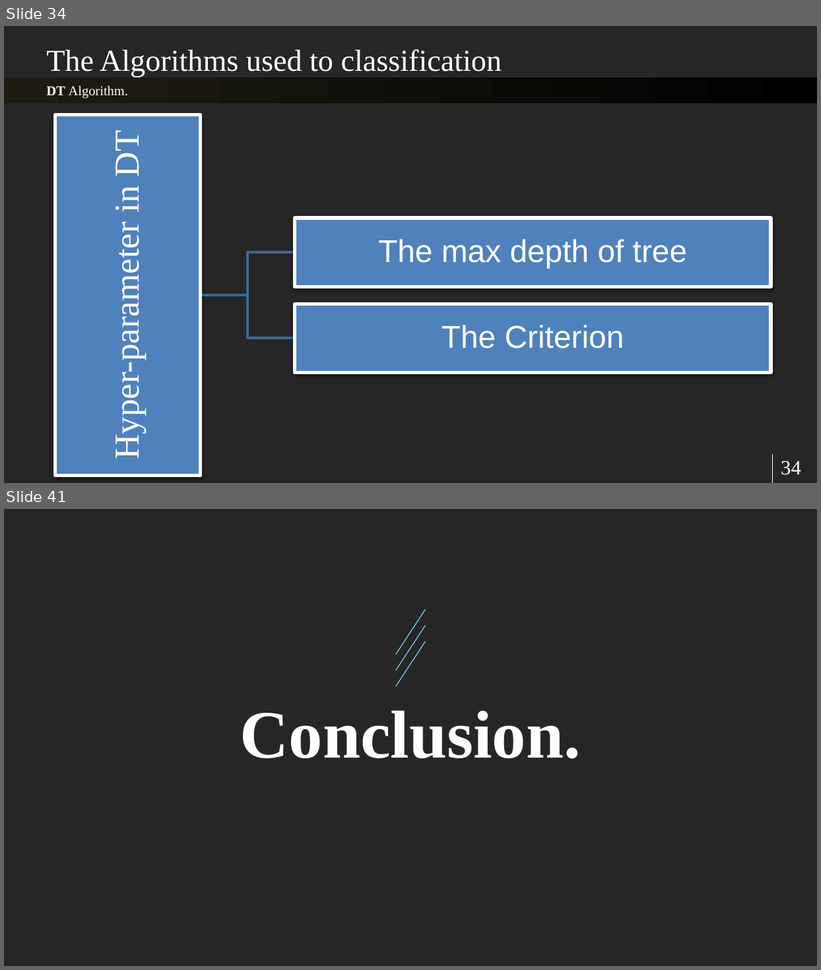
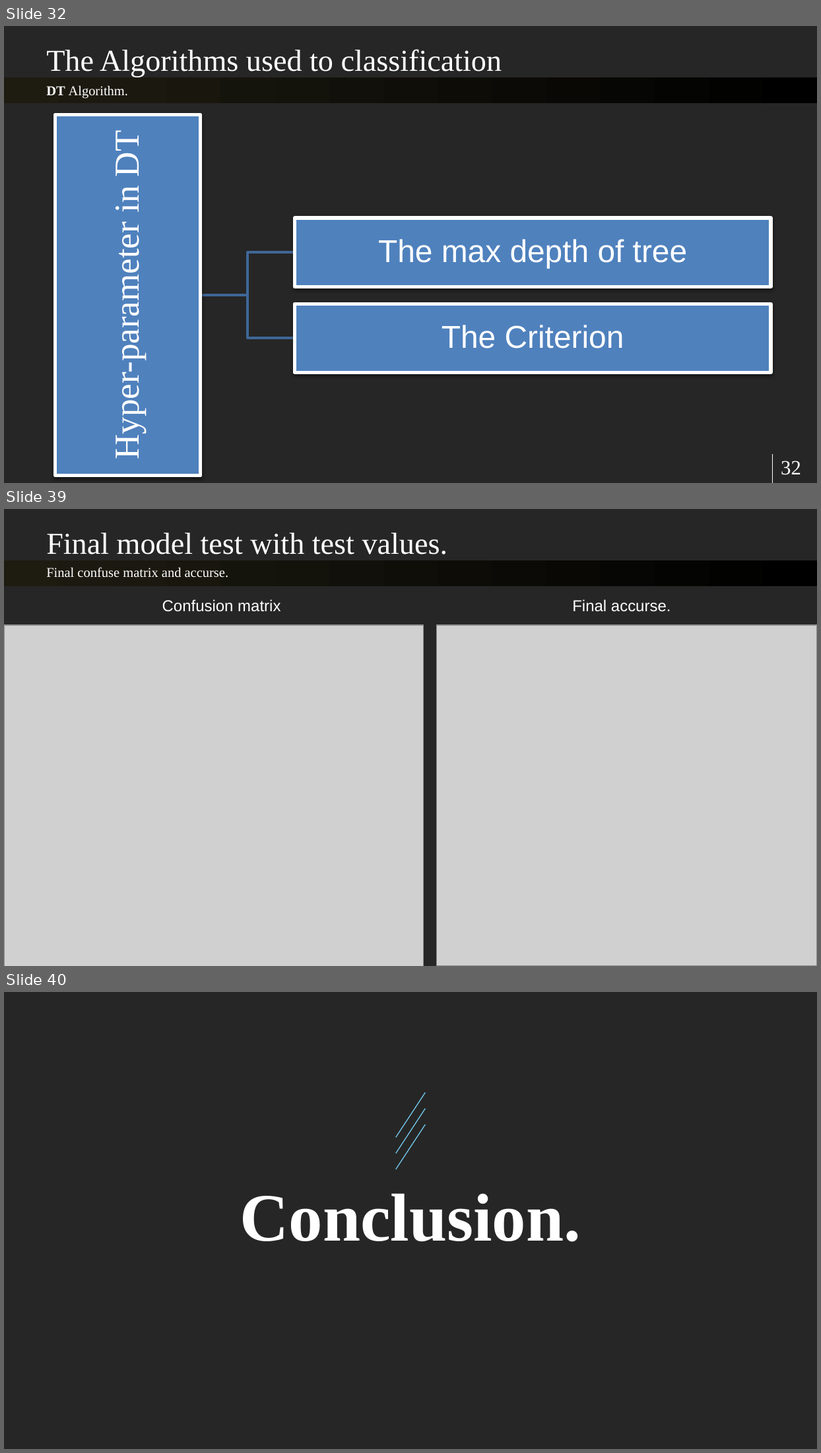
Before and after one commit to sherifRoshdy/Machine-learning-project, a slide deck: Presentation/final ml.pptx. Shown one above the other, each under a label of ours: slides 34 and 41 before the commit, slides 32, 39 and 40 after it; the slides between them are not shown. The pictures are 821x970 and 821x1453 pixels, drawn with LibreOffice and Linux fonts; fonts in the diff are those of the drawing; grey boxes stand for pictures. Boxes give left, top, right and bottom in pixels: in the first picture for what was removed or moved away, otherwise in the second. Text is boxed around its words. In the diff, an @@ line names an element or a change of style, - is before the commit and + after.

```diff
--- a/Presentation/final ml.pptx
+++ b/Presentation/final ml.pptx
@@ slide 39 added at [4,509,817,966], background #262626; not listed: 2 template elements that a slide beside it also shows @@
@@ text added at [46,533,448,555], 27 pt, text #FFFFFF @@
+Final model test with test values.
@@ text added at [46,567,229,578], 12 pt, text #FFFFFF @@
+Final confuse matrix and accurse.
@@ text added at [162,599,281,612], 14 pt, text #FFFFFF @@
+Confusion matrix
@@ text added at [572,599,671,612], 14 pt, text #FFFFFF @@
+Final accurse.
@@ picture added at [4,625,424,966] @@
@@ picture added at [436,625,817,966] @@
@@ what was slide 34 is now slide 32 @@
@@ page number at [781,461,801,475]: text changed @@
-34
+32
@@ what was slide 41 is now slide 40 @@
```
Also in this commit, not shown: 16 slides changed, 1 other slide added, 2 slides removed, 1 other file.
